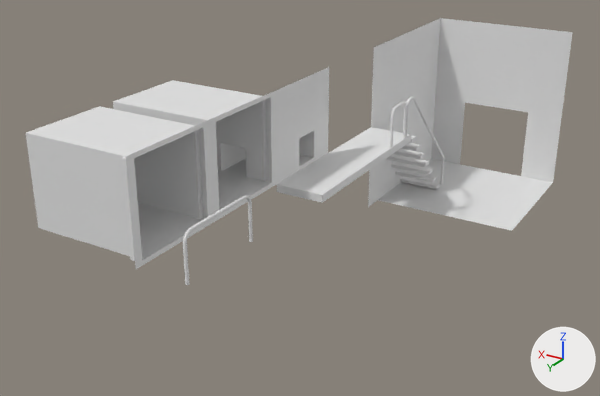
An edit to the FBX model Assets/Objects/Level_1/Lvl1.fbx, drawn before and after from the same camera.
Both versions are drawn from a 50 mm camera at (-9.5, 14.21, 7.1) aimed at (0.21, -1.98, -1.0). The axes (+X, +Y, +Z) are drawn at lower right. The lights are the same throughout. Where no turn or scale is listed for an object, it has been applied to the vertices.

The older version as bpy lines, for what is in view:
```python
me_circle_002 = bpy.data.meshes.new('Circle.002')
me_circle_002.from_pydata(...)  # 240 vertices, 224 faces; spans x -0.04..0.04, y -1.04..1.04, z -1.0..0.04
me_circle_002.materials.append(mat_fence_long)  # white #e7e7e7
me_circle_003 = bpy.data.meshes.new('Circle.003')
me_circle_003.from_pydata(...)  # 304 vertices, 288 faces; spans x -0.04..0.04, y -2.54..0.43, z -3.19..0.24
me_circle_003.materials.append(mat_fence_stairs)  # white #e7e7e7
me_cube_002 = bpy.data.meshes.new('Cube.002')
me_cube_002.from_pydata(...)  # 80 vertices, 55 faces; spans x 0.0..2.7, y -1.2..1.2, z 0.0..2.2
# faces by material slot: [6, 49]
me_cube_002.materials.append(mat_material_004)  # white #e7e7e7
me_cube_002.materials.append(mat_cell_dummy)  # white #e7e7e7
ob_cell_nouse = bpy.data.objects.new('Cell_nouse', me_cube_002)
ob_cell_nouse.location = (0.0, 3.0, -0.1)
ob_circle = bpy.data.objects.new('Circle', me_circle_002)
ob_circle.location = (-1.15, 3.15, 0.9)
ob_circle_001 = bpy.data.objects.new('Circle.001', me_circle_003)
ob_circle_001.location = (-1.15, -5.55, 0.69)
# also in view: 'Plane.002' at (-2.0, -10.0, -0.2); 'Cube.002' at (-0.6, -6.64, -1.35); 'Gangway_tile.001' at (-0.6, -3.0, -0.2); 'Plane' at (0.0, -7.7, -0.2); 'Cell' at (1.35, -0.6, 1.0)
```
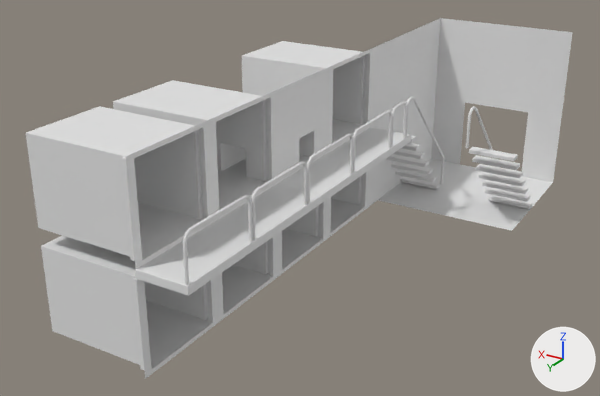
Where the change shows, as pixel boxes [x1, y1, x2, y2] in the pictures (600 x 396 px):
```json
{"object": "Cell_nouse.005", "change": "added", "after": [41, 236, 218, 379]}
{"object": "Gangway_tile.002", "change": "added", "after": [136, 184, 322, 296]}
{"object": "Cell_nouse.001", "change": "added", "after": [242, 41, 374, 153]}
{"object": "Cell_nouse.004", "change": "added", "after": [216, 235, 278, 323]}
{"object": "Cube.001", "change": "added", "after": [469, 147, 533, 209]}
{"object": "Cell_nouse.003", "change": "added", "after": [277, 200, 327, 276]}
{"object": "Cell_nouse.002", "change": "added", "after": [327, 171, 369, 239]}
{"object": "Circle.002", "change": "added", "after": [251, 161, 307, 240]}
{"object": "Circle.003", "change": "added", "after": [307, 134, 353, 203]}
{"object": "Circle.005", "change": "added", "after": [353, 110, 392, 173]}
{"object": "Circle.006", "change": "added", "after": [466, 106, 497, 167]}
```

Scene script edits in JSON lines:
```json
{"op": "add", "block": "mat_gangway_back", "code": ["mat_gangway_back = principled_material('Gangway_back')", "mat_gangway_back.base_color = (0.8, 0.8, 0.8)  # white #e7e7e7"]}
{"op": "add", "block": "me_cube_003", "code": ["me_cube_003 = bpy.data.meshes.new('Cube.003')", "me_cube_003.from_pydata(...)  # 20 vertices, 18 faces; spans x -0.6..0.6, y 0.0..4.8, z -0.1..0.1", "me_cube_003.materials.append(mat_gangway_back)  # white #e7e7e7"]}
{"op": "add", "block": "ob_circle_002", "code": ["ob_circle_002 = bpy.data.objects.new('Circle.002', me_circle_002.copy())  # the mesh of ob_circle", "ob_circle_002.location = (-1.15, 1.05, 0.9)"]}
{"op": "add", "block": "ob_circle_006", "code": ["ob_circle_006 = bpy.data.objects.new('Circle.006', me_circle_003.copy())  # the mesh of ob_circle_001", "ob_circle_006.location = (-2.85, -5.55, 0.69)"]}
{"op": "add", "block": "ob_gangway_tile_002", "code": ["ob_gangway_tile_002 = bpy.data.objects.new('Gangway_tile.002', me_cube_003)", "ob_gangway_tile_002.location = (-0.6, -0.6, -0.2)"]}
{"op": "add", "block": "ob_circle_005", "code": ["ob_circle_005 = bpy.data.objects.new('Circle.005', me_circle_002.copy())  # the mesh of ob_circle", "ob_circle_005.location = (-1.15, -3.15, 0.9)"]}
{"op": "add", "block": "ob_cube_001", "code": ["ob_cube_001 = bpy.data.objects.new('Cube.001', me_cube_005.copy())  # the mesh of ob_cube_002", "ob_cube_001.location = (-3.4, -5.6, -0.3)"]}
{"op": "add", "block": "ob_cell_nouse_005", "code": ["ob_cell_nouse_005 = bpy.data.objects.new('Cell_nouse.005', me_cube_002.copy())  # the mesh of ob_cell_nouse", "ob_cell_nouse_005.location = (0.0, 3.0, -2.5)"]}
{"op": "add", "block": "ob_cell_nouse_004", "code": ["ob_cell_nouse_004 = bpy.data.objects.new('Cell_nouse.004', me_cube_002.copy())  # the mesh of ob_cell_nouse", "ob_cell_nouse_004.location = (0.0, 0.6, -2.5)"]}
{"op": "add", "block": "ob_circle_003", "code": ["ob_circle_003 = bpy.data.objects.new('Circle.003', me_circle_002.copy())  # the mesh of ob_circle", "ob_circle_003.location = (-1.15, -1.05, 0.9)"]}
{"op": "add", "block": "ob_cell_nouse_003", "code": ["ob_cell_nouse_003 = bpy.data.objects.new('Cell_nouse.003', me_cube_002.copy())  # the mesh of ob_cell_nouse", "ob_cell_nouse_003.location = (0.0, -1.8, -2.5)"]}
{"op": "add", "block": "ob_cell_nouse_001", "code": ["ob_cell_nouse_001 = bpy.data.objects.new('Cell_nouse.001', me_cube_002.copy())  # the mesh of ob_cell_nouse", "ob_cell_nouse_001.location = (0.0, -4.2, -0.1)"]}
{"op": "add", "block": "ob_cell_nouse_002", "code": ["ob_cell_nouse_002 = bpy.data.objects.new('Cell_nouse.002', me_cube_002.copy())  # the mesh of ob_cell_nouse", "ob_cell_nouse_002.location = (0.0, -4.2, -2.5)"]}
```
